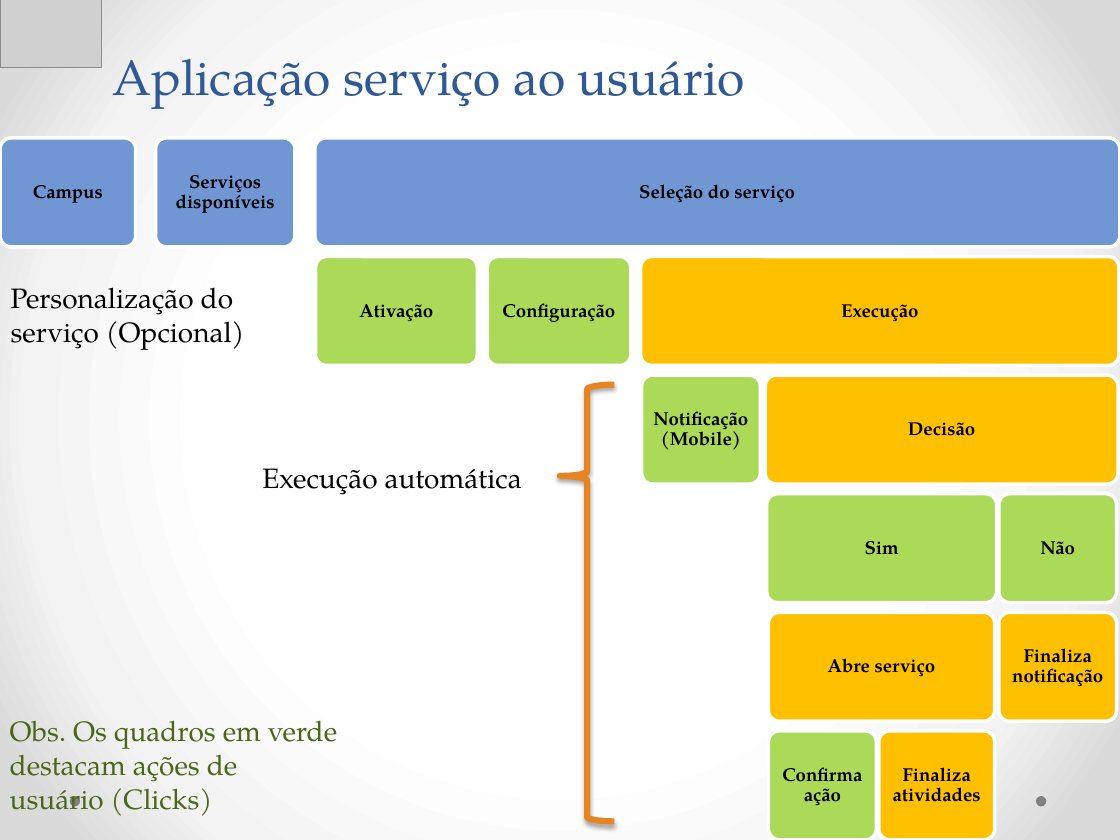
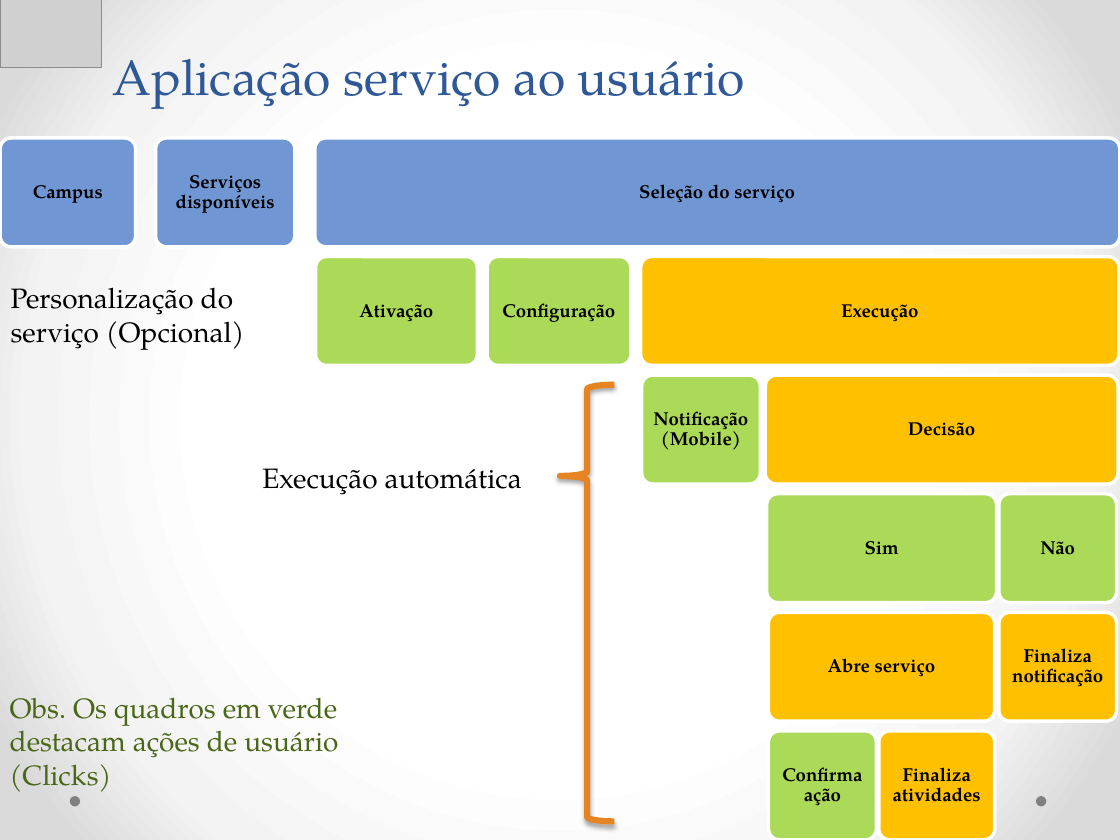
Before and after one commit to Neimarmg/TCC, a slide deck: slide 9 of Ppt-Andamento.pptx (slide 10 before the commit). Drawn at 1120x840 pixels with LibreOffice and Linux fonts; fonts in the diff are those of the drawing; grey boxes stand for pictures. Boxes give left, top, right and bottom in pixels: in the first picture for what was removed or moved away, otherwise in the second. Text is boxed around its words. In the diff, an @@ line names an element or a change of style, - is before the commit and + after.

```diff
--- a/Ppt-Andamento.pptx
+++ b/Ppt-Andamento.pptx
@@ text "Obs. Os quadros em verde ..." moved from (x1=10, y1=720, x2=337, y2=816) to (x1=10, y1=697, x2=338, y2=792) @@
```
Also in this commit, not shown: 5 other slides changed, 6 slides added, 13 slides removed.
